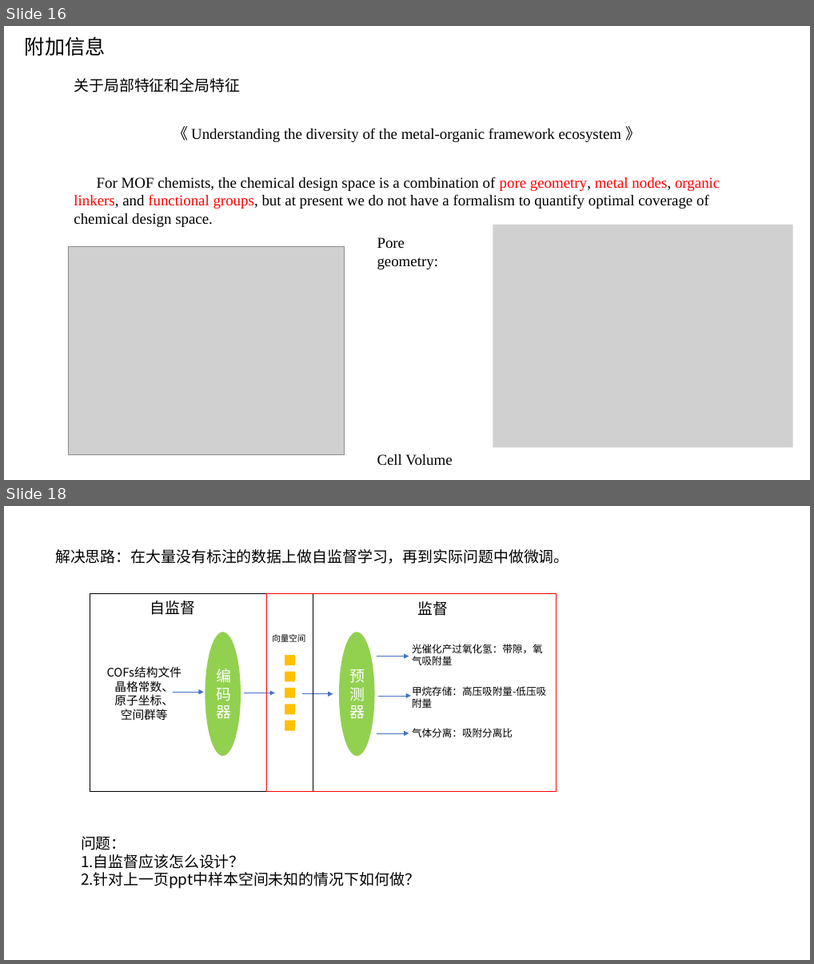
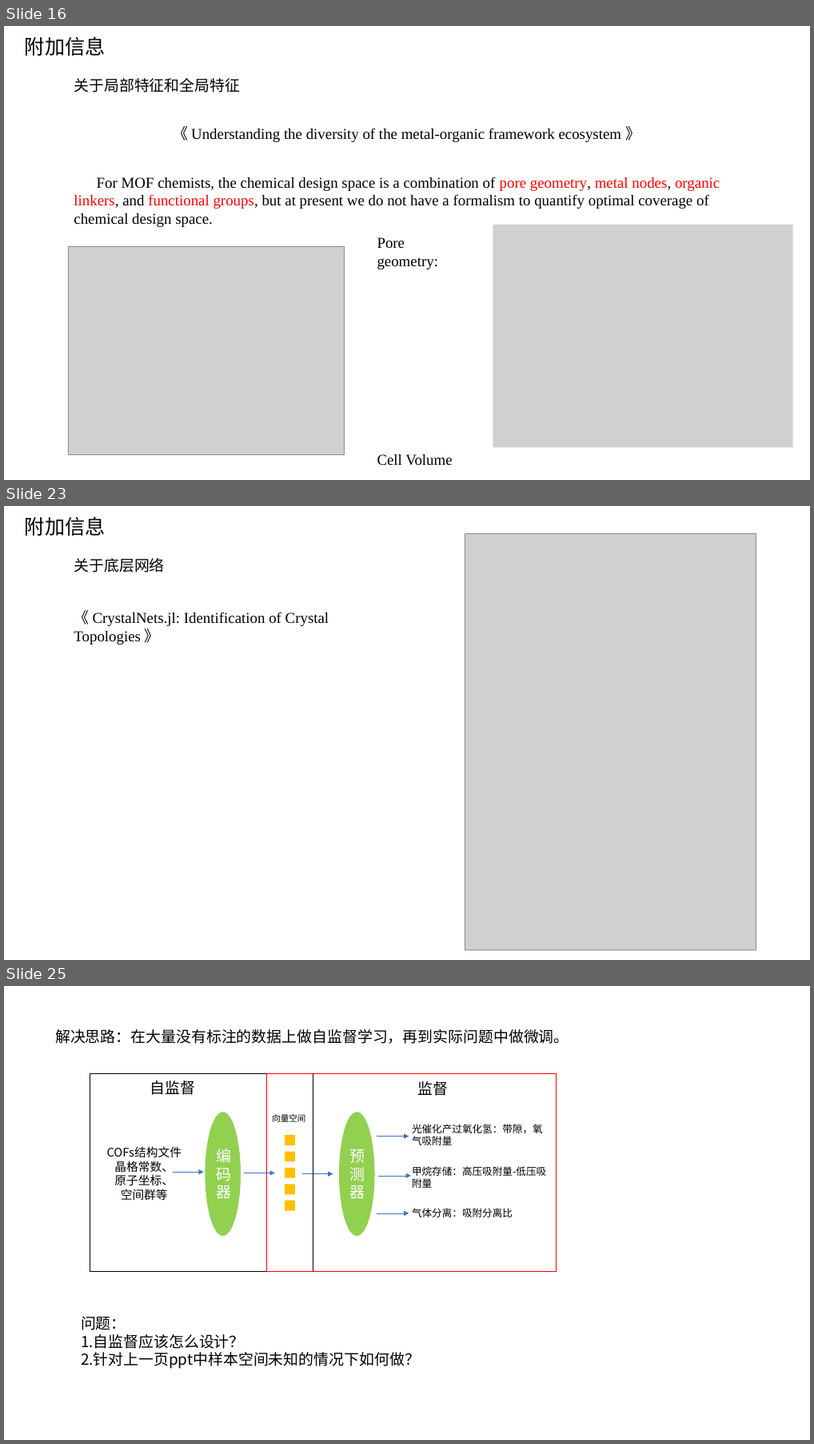
Before and after one commit to TheBestOrNothing-gwh/weekly, a slide deck: COFs属性预测.pptx. Shown one above the other, each under a label of ours: slides 16 and 18 before the commit, slides 16, 23 and 25 after it; the slides between them are not shown. The pictures are 814x964 and 814x1444 pixels, drawn with LibreOffice and Linux fonts; fonts in the diff are those of the drawing; grey boxes stand for pictures. Boxes give left, top, right and bottom in pixels: in the first picture for what was removed or moved away, otherwise in the second. Text is boxed around its words. In the diff, an @@ line names an element or a change of style, - is before the commit and + after.

```diff
--- a/COFs属性预测.pptx
+++ b/COFs属性预测.pptx
@@ slide 23 added at box(4, 506, 810, 960), background #FFFFFF @@
@@ text added at box(25, 516, 106, 536), 24 pt, text #000000 @@
+附加信息
@@ picture added at box(465, 534, 757, 949) @@
@@ text added at box(74, 558, 164, 572), 18 pt, text #000000 @@
+关于底层网络
@@ text added at box(74, 610, 330, 644), 18 pt, text #000000 @@
+《 CrystalNets.jl: Identification of Crystal Topologies 》
@@ what was slide 18 is now slide 25 @@
```
Also in this commit, not shown: 1 slide changed, 6 other slides added.
